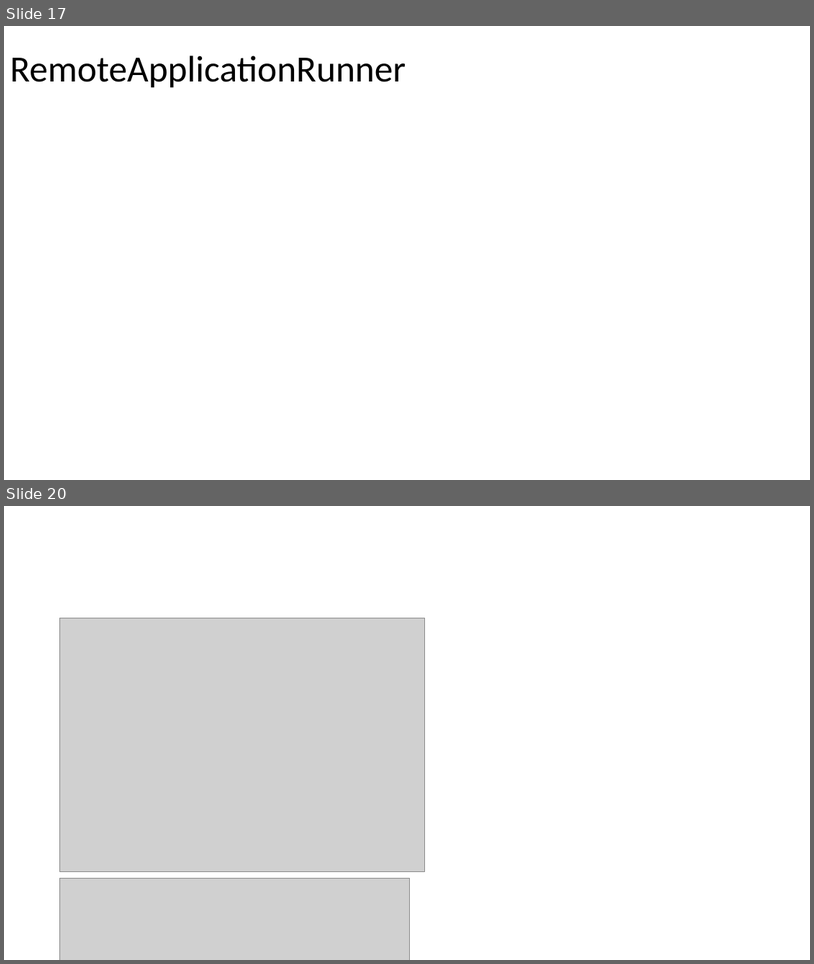
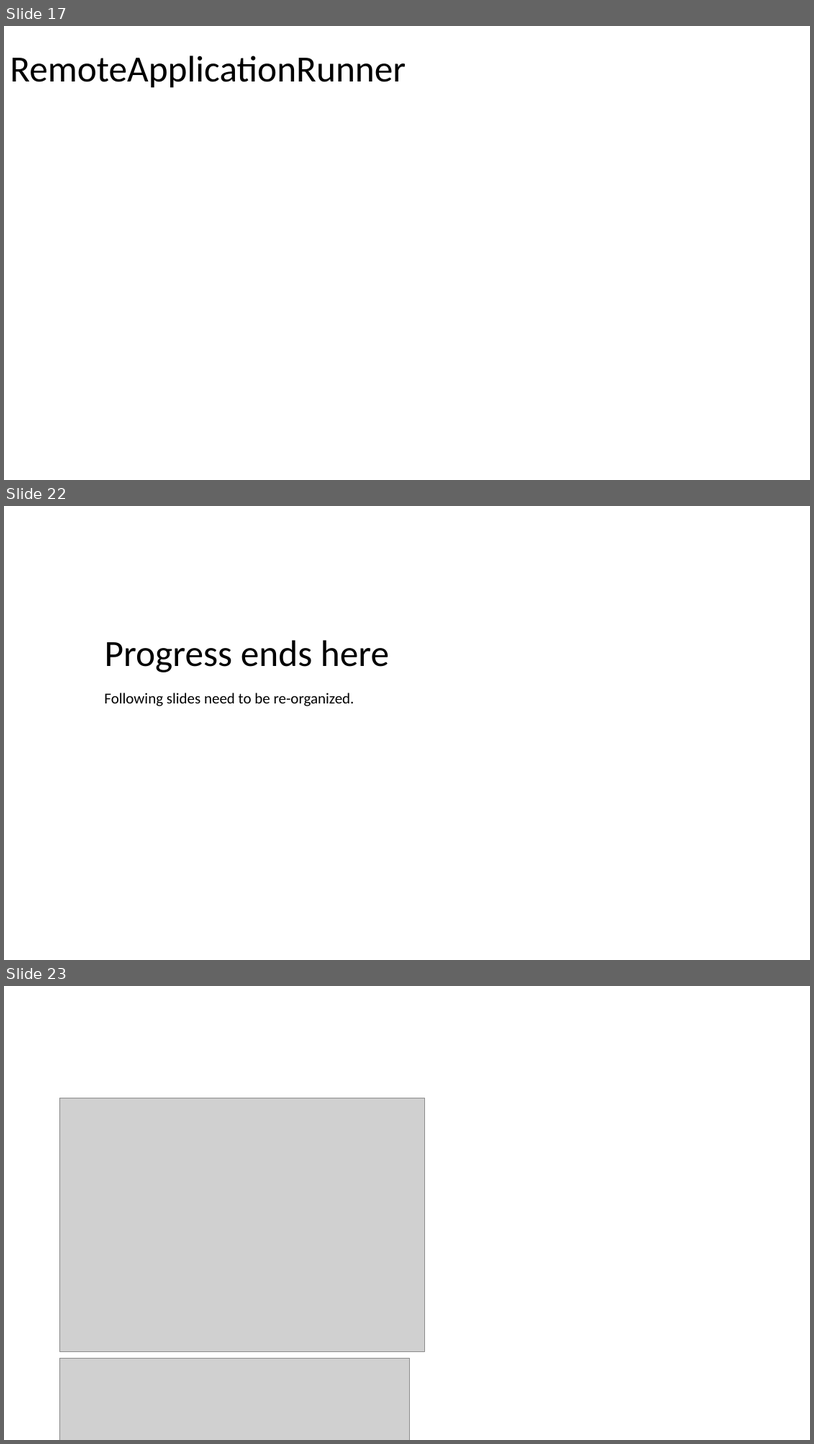
Before and after one commit to Swrrt/Samza-Documents, a slide deck: Documentation/SamzaStructure.pptx. Shown one above the other, each under a label of ours: slides 17 and 20 before the commit, slides 17, 22 and 23 after it; the slides between them are not shown. The pictures are 814x964 and 814x1444 pixels, drawn with LibreOffice and Linux fonts; fonts in the diff are those of the drawing; grey boxes stand for pictures. Boxes give left, top, right and bottom in pixels: in the first picture for what was removed or moved away, otherwise in the second. Text is boxed around its words. In the diff, an @@ line names an element or a change of style, - is before the commit and + after.

```diff
--- a/Documentation/SamzaStructure.pptx
+++ b/Documentation/SamzaStructure.pptx
@@ slide 22 added at (4,506,810,960), background #FFFFFF @@
@@ title added at (105,640,389,672), 44 pt, text #000000 @@
+Progress ends here
@@ text added at (104,692,355,706), 18 pt, text #000000 @@
+Following slides need to be re-organized.
@@ what was slide 20 is now slide 23 @@
```
Also in this commit, not shown: 4 slides changed, 3 other slides added.
